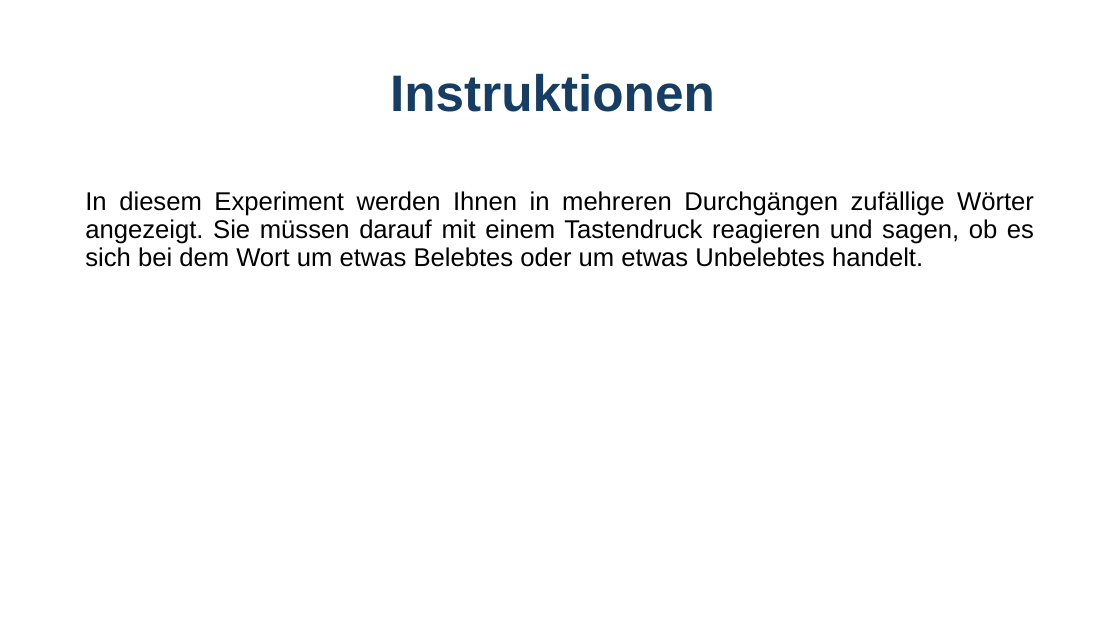
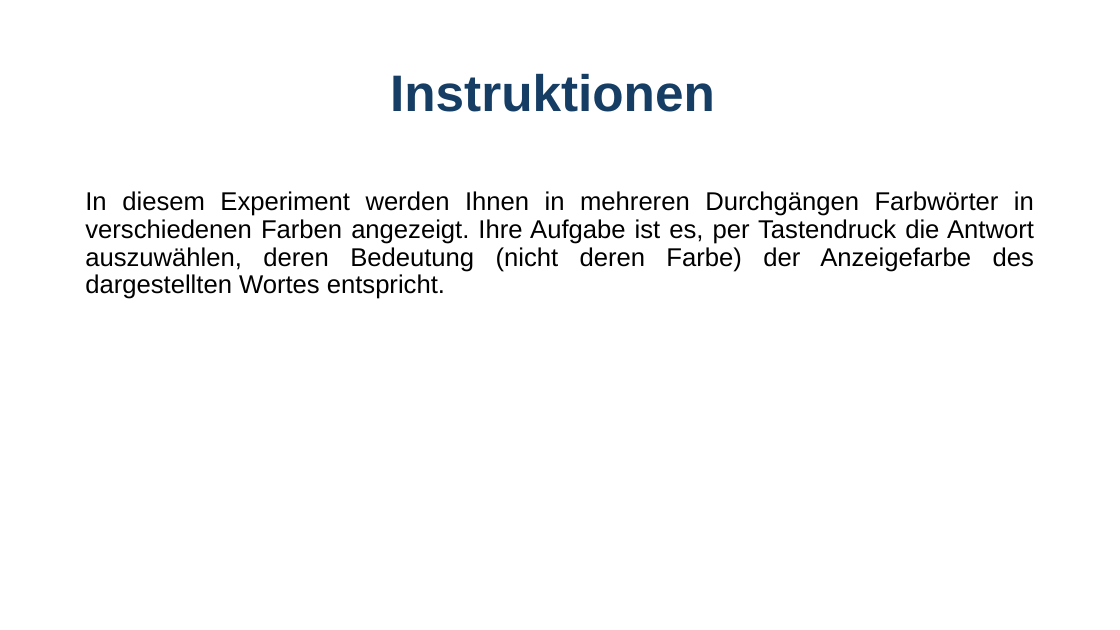
Before and after one commit to GidonFrischkorn/Ambizione-IndividualDifferencesStudy, a slide deck: slide 1 of tasks/attention-control-squared/assets/instructions_digitBOX.pptx. Drawn at 1120x630 pixels with LibreOffice and Linux fonts; fonts in the diff are those of the drawing. Boxes give left, top, right and bottom in pixels: in the first picture for what was removed or moved away, otherwise in the second. Text is boxed around its words. In the diff, an @@ line names an element or a change of style, - is before the commit and + after.

```diff
--- a/tasks/attention-control-squared/assets/instructions_digitBOX.pptx
+++ b/tasks/attention-control-squared/assets/instructions_digitBOX.pptx
@@ text at box(85, 191, 1034, 299): text changed @@
-In diesem Experiment werden Ihnen in mehreren Durchgängen zufällige Wörter angezeigt. Sie müssen darauf mit einem Tastendruck reagieren und sagen, ob es sich bei dem Wort um etwas Belebtes oder um etwas Unbelebtes handelt.
+In diesem Experiment werden Ihnen in mehreren Durchgängen Farbwörter in verschiedenen Farben angezeigt. Ihre Aufgabe ist es, per Tastendruck die Antwort auszuwählen, deren Bedeutung (nicht deren Farbe) der Anzeigefarbe des dargestellten Wortes entspricht.
```
Also in this commit, not shown: 2 other slides changed, 14 other files.
